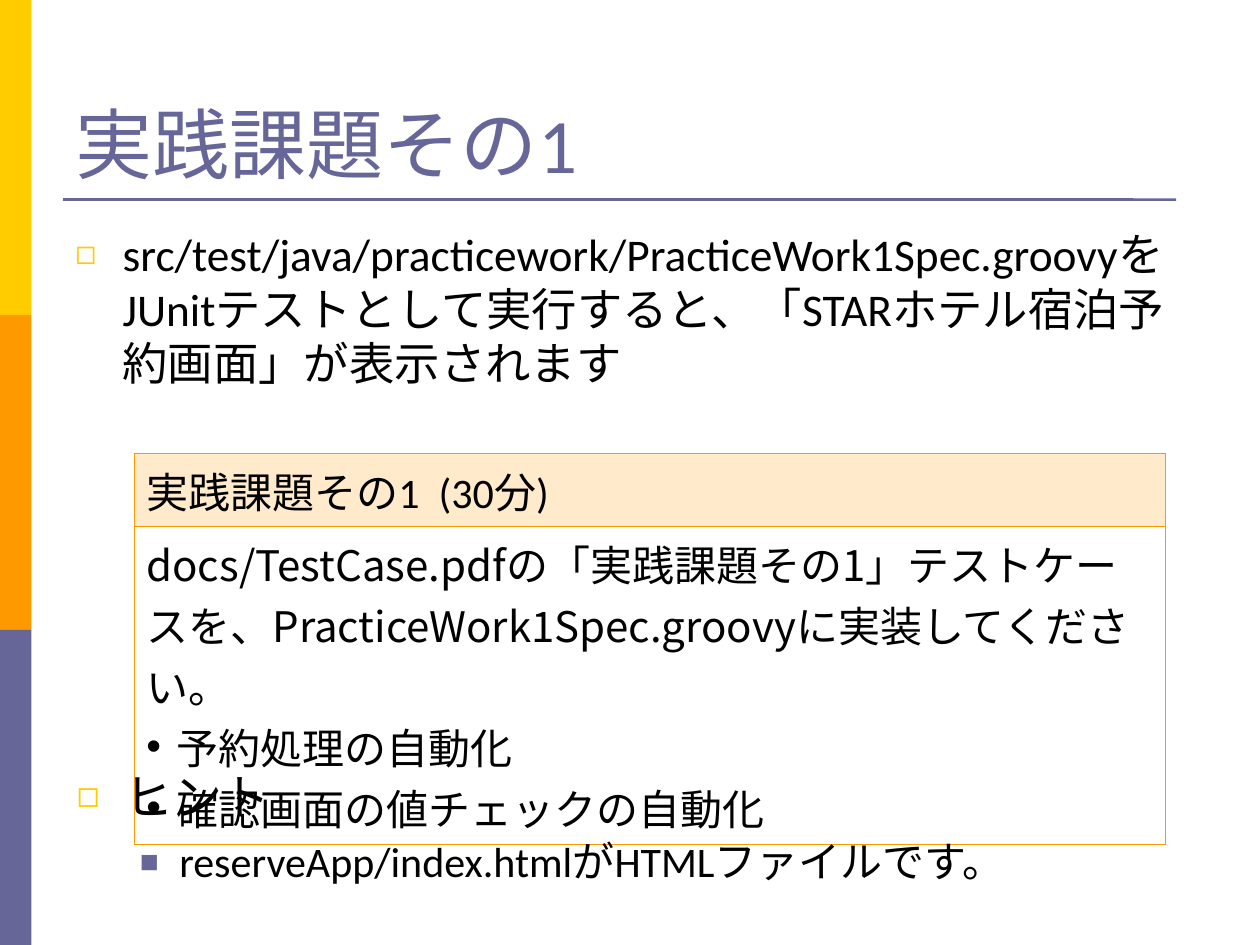
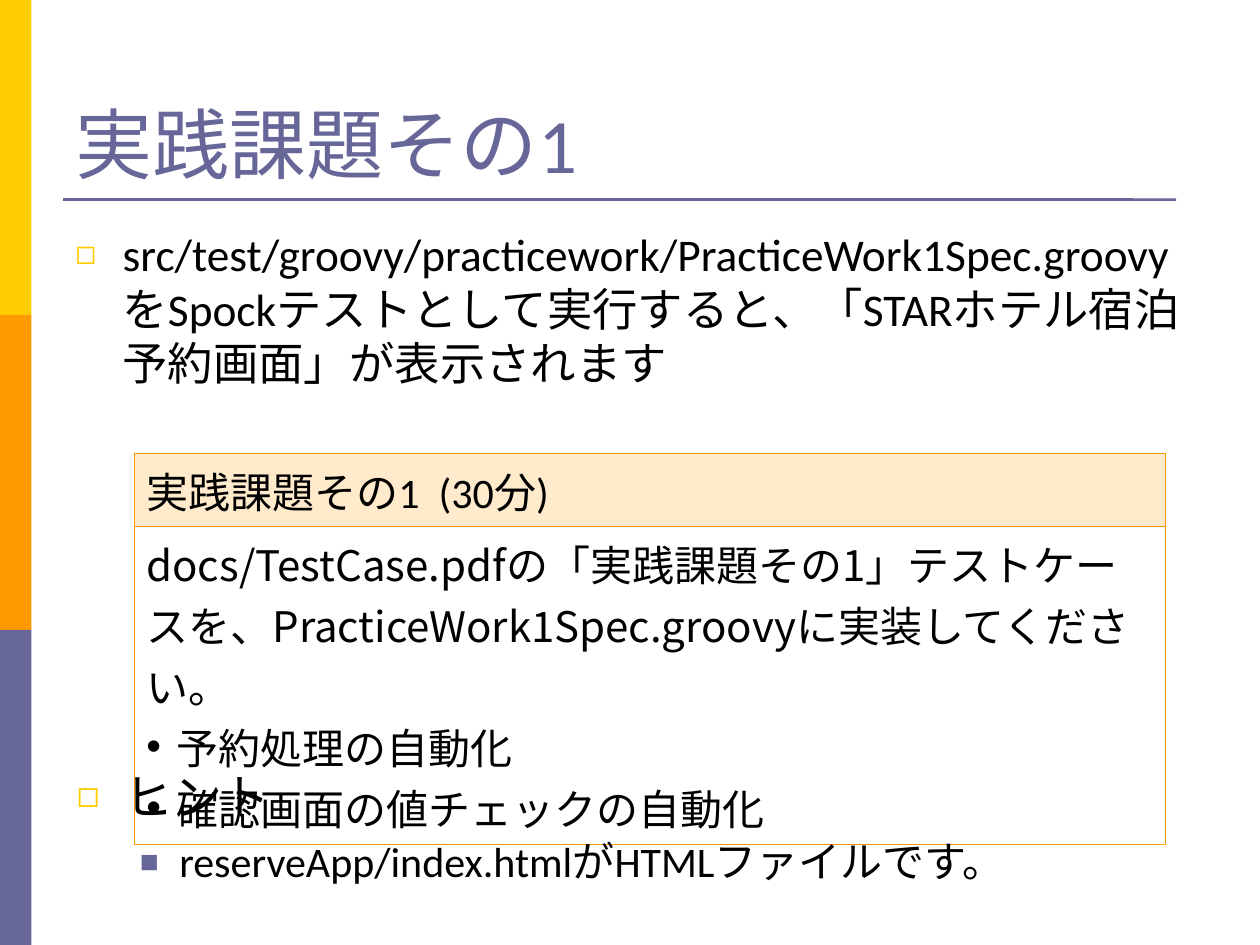
Before and after one commit to takuY-U2/STARHotel, a slide deck: slide 31 of docs/SlideGeb.ppt. Drawn at 1260x945 pixels with LibreOffice and Linux fonts; fonts in the diff are those of the drawing. Boxes give left, top, right and bottom in pixels: in the first picture for what was removed or moved away, otherwise in the second. Text is boxed around its words. In the diff, an @@ line names an element or a change of style, - is before the commit and + after.

```diff
--- a/docs/SlideGeb.ppt
+++ b/docs/SlideGeb.ppt
@@ text at bbox=[123, 239, 1180, 384]: text changed @@
-◻ src/test/java/practicework/PracticeWork1Spec.groovyをJUnitテストとして実行すると、「STARホテル宿泊予約画面」が表示されます
+◻ src/test/groovy/practicework/PracticeWork1Spec.groovyをSpockテストとして実行すると、「STARホテル宿泊予約画面」が表示されます
```
Also in this commit, not shown: 22 other slides changed, 4 slides removed, 3 other files.
